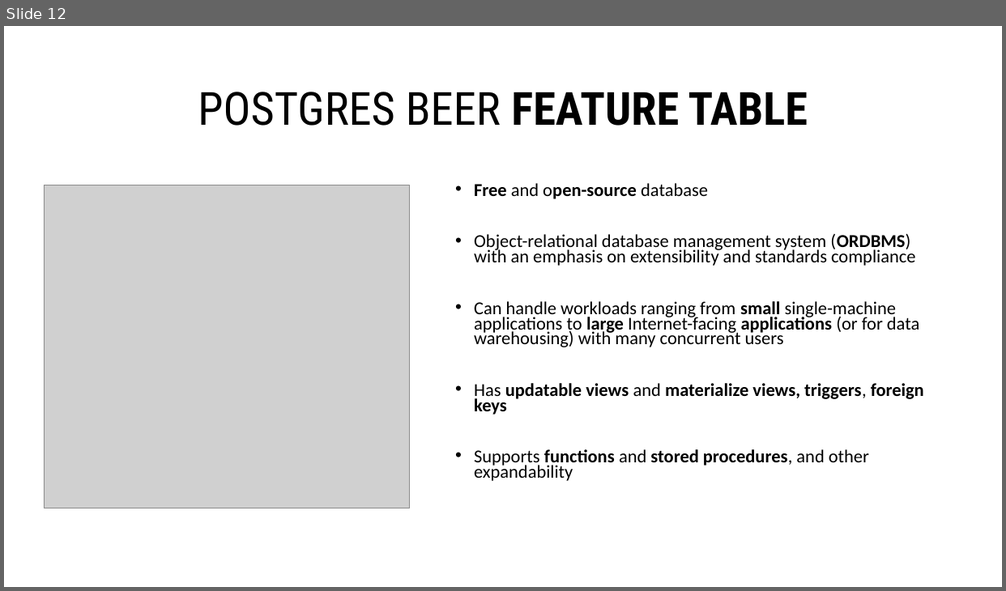
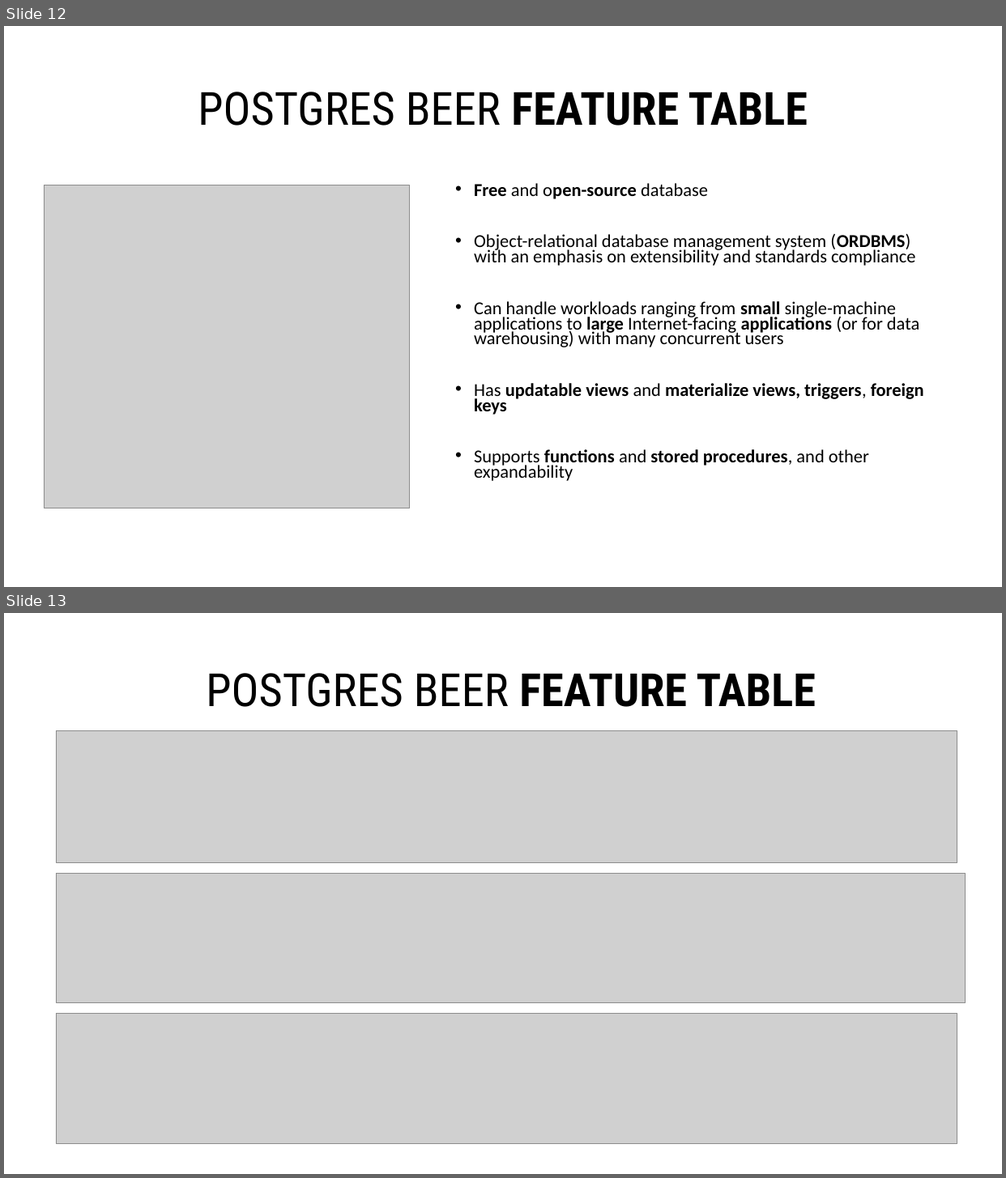
Before and after one commit to kadzema/recommend, a slide deck: Project3.pptx. Shown one above the other, each under a label of ours: slide 12 before the commit, slides 12 and 13 after it. The pictures are 1006x591 and 1006x1178 pixels, drawn with LibreOffice and Linux fonts; fonts in the diff are those of the drawing; grey boxes stand for pictures. Boxes give left, top, right and bottom in pixels: in the first picture for what was removed or moved away, otherwise in the second. Text is boxed around its words. In the diff, an @@ line names an element or a change of style, - is before the commit and + after.

```diff
--- a/Project3.pptx
+++ b/Project3.pptx
@@ slide 13 added at <box>4,613,1002,1174</box>, background #FFFFFF @@
@@ text added at <box>206,673,816,707</box>, 44 pt, text #000000 @@
+POSTGRES BEER FEATURE TABLE
@@ picture added at <box>57,730,957,863</box> @@
@@ picture added at <box>57,874,965,1003</box> @@
@@ picture added at <box>57,1013,957,1144</box> @@
```
Also in this commit, not shown: 1 slide changed, 3 other slides added, 4 slides removed.
